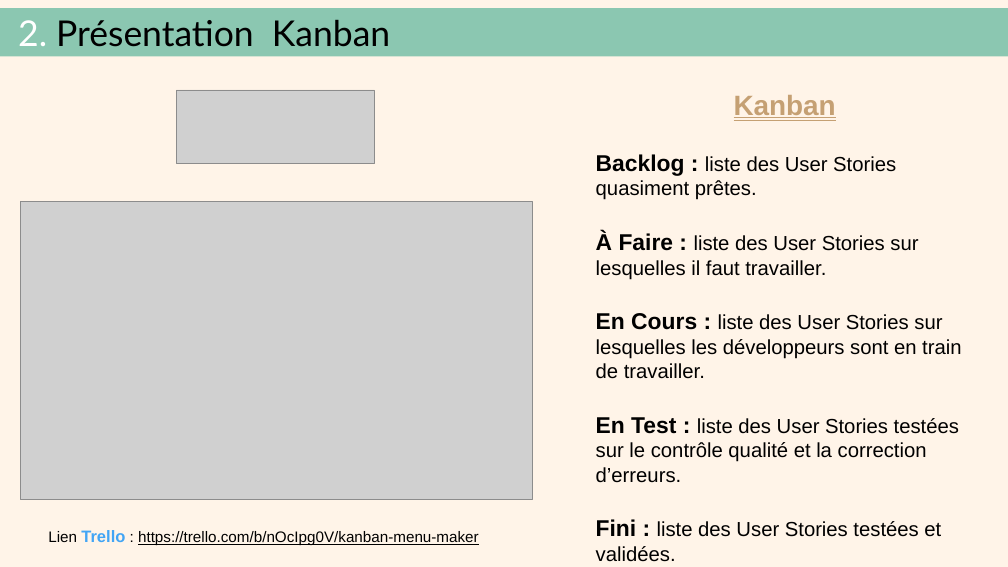
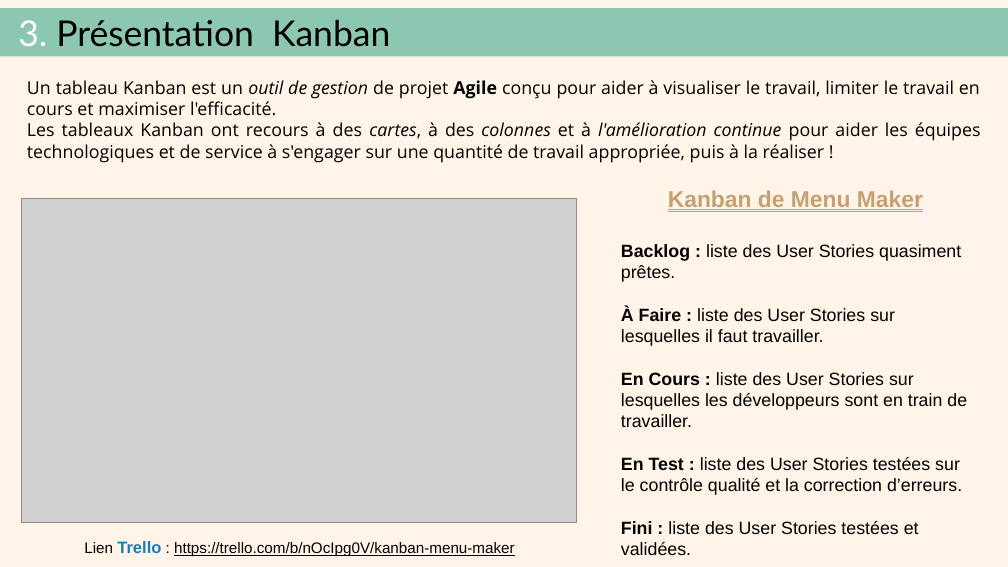
Before and after one commit to AudreyYuedra/MenuMaker-Qwenta_OC_P7, a slide deck: slide 5 of PPT Trello_Kanban.odp (slide 4 before the commit). Drawn at 1008x567 pixels with LibreOffice and Linux fonts; fonts in the diff are those of the drawing; grey boxes stand for pictures. Boxes give left, top, right and bottom in pixels: in the first picture for what was removed or moved away, otherwise in the second. Text is boxed around its words. In the diff, an @@ line names an element or a change of style, - is before the commit and + after.

Commit message:
Finition PPT Kanban + PDF

```diff
--- a/PPT Trello_Kanban.odp
+++ b/PPT Trello_Kanban.odp
@@ title at <box>18,20,390,47</box>: text changed @@
-2. Présentation Kanban
+3. Présentation Kanban
@@ text added at <box>27,80,981,163</box>, 14 pt, text #000000 @@
+Un tableau Kanban est un outil de gestion de projet Agile conçu pour aider à visualiser le travail, limiter le travail en cours et maximiser l'efficacité.
+Les tableaux Kanban ont recours à des cartes, à des colonnes et à l'amélioration continue pour aider les équipes technologiques et de service à s'engager sur une quantité de travail appropriée, puis à la réaliser !
@@ picture removed at <box>177,90,375,164</box> @@
@@ picture: place and size @@
-picture at <box>20,201,532,499</box>
+picture at <box>21,198,576,523</box>
@@ text "Kanban de Menu Maker": place and size @@
-text "Kanban de Menu Maker" at <box>596,95,961,537</box>
+text "Kanban de Menu Maker" at <box>621,190,967,534</box>
@@ text at <box>668,190,923,212</box>: text changed; size 22 to 18 pt @@
-Kanban
+Kanban de Menu Maker
@@ text at <box>621,244,967,534</box>: size 18 to 14 pt in "Backlog :", "À Faire :", "En Cours :", "En Test :" and 1 more places; size 16 to 14 pt in "liste des User Stories quasiment prêtes.", "liste des User Stories sur lesquelles il ...", "liste des User Stories sur lesquelles les ...", "liste des User Stories testées sur le ..." and 1 more places @@
@@ text "Lien Trello : https://trello.com/b/nOcIpg0V/kanban-menu-make ...": place and size @@
-text "Lien Trello : https://trello.com/b/nOcIpg0V/kanban-menu-make ..." at <box>48,530,479,545</box>
+text "Lien Trello : https://trello.com/b/nOcIpg0V/kanban-menu-make ..." at <box>84,541,515,556</box>
@@ text "Lien Trello : https://trello.com/b/nOcIpg0V/kanban-menu-make ..." at <box>84,541,515,556</box>: text colour #42A5F5 to #187DB7 in "Trello"; vertical alignment top to middle @@
```
Also in this commit, not shown: 5 other slides changed, 5 slides added, 2 slides removed, 1 other file.
